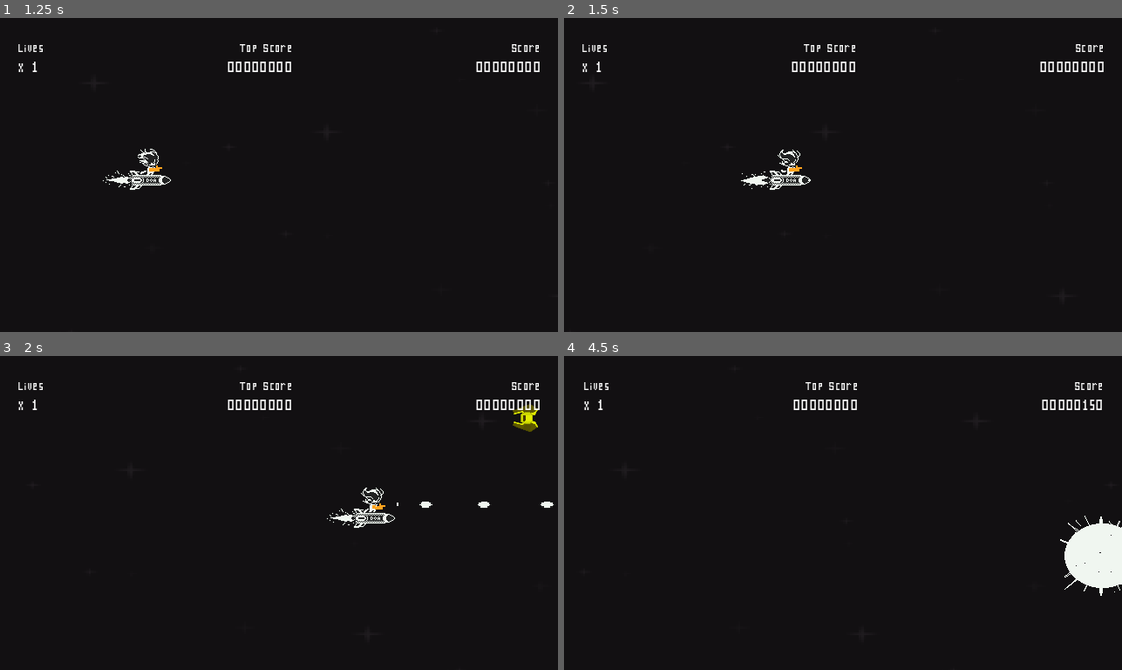
Above: before the commit, frames 1-4 (two rows, left to right).
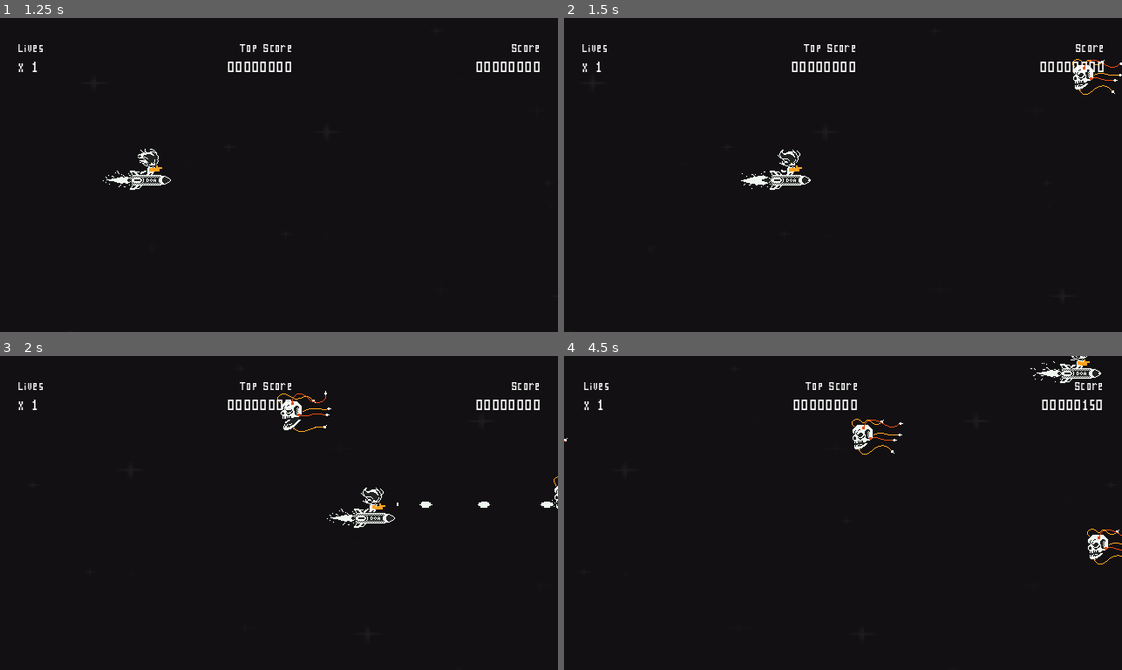
Above: after the commit, the same moments.

Repository: rnakkas/GodotSandbox
Game: Godot game, scene res://ShmupSandbox/Main/Scenes/main.tscn
Two runs of this game, one before a commit and one after it. Both use one fixed random seed, a clock stepped at 60 frames per second and the inputs below.
Inputs (mouse positions are in pixels of both pictures, inside the frame that each line leads up to):
- Up to frame 1 (1.25 s): click "PLAY" at 0.5 s
- Up to frame 2 (1.5 s): move the mouse to (965, 159) at 1.27 s; hold D (move_right) from 1.28 s (still down); hold Space (shoot) from 1.28 s (still down)
- Up to frame 3 (2 s): keep holding D (move_right); keep holding Space (shoot)
- Up to frame 4 (4.5 s): move the mouse to (731, 528) at 2.02 s; release D (move_right) at 2.03 s; release Space (shoot) at 2.03 s; hold S (move_down) 2.03-2.78 s; tap Space (shoot) at 2.1, 3.6 s; move the mouse to (898, 443) at 2.77 s; hold D (move_right) 2.78-3.53 s; hold Space (shoot) 2.78-3.53 s; move the mouse to (815, 575) at 3.52 s; hold W (move_up) 3.53-4.28 s; move the mouse to (1010, 560) at 4.27 s; hold A (move_left) from 4.28 s (still down); hold Space (shoot) from 4.28 s (still down)

Frame 1 is identical in both runs. In frame 2, 0.2% of the frame differs, in the area x 91-100%, y 13-25%; in frame 3, 0.5%; in frame 4, 2.2%, in the area x 0-100%, y 0-77%.

Commit message:
added first enemy - SKULLJACK!
- removed placeholder enemy

Diff:
--- a/ShmupSandbox/Enemies/Scenes/rebel_fighter.tscn
+++ /dev/null
@@ -1,90 +0,0 @@
-[gd_scene load_steps=6 format=3 uid="uid://uv73jmnpfp6"]
-
-[ext_resource type="Texture2D" uid="uid://ciidgqeuvko6j" path="res://ShmupSandbox/Assets/Enemy/enemyBlack1.png" id="1_flo0d"]
-[ext_resource type="Script" uid="uid://bf1silpptuf3y" path="res://ShmupSandbox/Enemies/Scripts/rebel_fighter.gd" id="1_to7fy"]
-
-[sub_resource type="CircleShape2D" id="CircleShape2D_flo0d"]
-radius = 17.0
-
-[sub_resource type="AtlasTexture" id="AtlasTexture_to7fy"]
-atlas = ExtResource("1_flo0d")
-region = Rect2(0, 0, 93, 84)
-
-[sub_resource type="SpriteFrames" id="SpriteFrames_77s1a"]
-animations = [{
-"frames": [{
-"duration": 1.0,
-"texture": null
-}, {
-"duration": 1.0,
-"texture": null
-}, {
-"duration": 1.0,
-"texture": null
-}, {
-"duration": 1.0,
-"texture": null
-}, {
-"duration": 1.0,
-"texture": null
-}, {
-"duration": 1.0,
-"texture": null
-}, {
-"duration": 1.0,
-"texture": null
-}, {
-"duration": 1.0,
-"texture": null
-}],
-"loop": false,
-"name": &"death",
-"speed": 12.0
-}, {
-"frames": [{
-"duration": 1.0,
-"texture": SubResource("AtlasTexture_to7fy")
-}],
-"loop": false,
-"name": &"idle",
-"speed": 5.0
-}]
-
-[node name="rebel_fighter" type="Area2D"]
-collision_layer = 8
-collision_mask = 3
-script = ExtResource("1_to7fy")
-hp = 1
-speed = 350.0
-
-[node name="collider" type="CollisionShape2D" parent="."]
-shape = SubResource("CircleShape2D_flo0d")
-debug_color = Color(0.897961, 0.293812, 0.302015, 0.42)
-
-[node name="body" type="AnimatedSprite2D" parent="."]
-modulate = Color(0.941176, 0.988235, 0, 1)
-rotation = 1.5708
-scale = Vector2(0.35, 0.35)
-sprite_frames = SubResource("SpriteFrames_77s1a")
-animation = &"idle"
-autoplay = "idle"
-
-[node name="VisibleOnScreenNotifier2D" type="VisibleOnScreenNotifier2D" parent="."]
-position = Vector2(58, 0)
-
-[node name="CPUParticles2D" type="CPUParticles2D" parent="."]
-emitting = false
-amount = 150
-lifetime = 0.41
-one_shot = true
-explosiveness = 1.0
-randomness = 0.84
-emission_shape = 1
-emission_sphere_radius = 1.0
-spread = 180.0
-gravity = Vector2(0, 0)
-initial_velocity_min = 151.08
-initial_velocity_max = 287.77
-
-[connection signal="area_entered" from="." to="." method="_on_area_entered"]
-[connection signal="screen_exited" from="VisibleOnScreenNotifier2D" to="." method="_on_visible_on_screen_notifier_2d_screen_exited"]
--- a/ShmupSandbox/Enemies/Scenes/rebel_interceptor.tscn
+++ /dev/null
@@ -1,91 +0,0 @@
-[gd_scene load_steps=6 format=3 uid="uid://dir2ledda2odf"]
-
-[ext_resource type="Texture2D" uid="uid://boe68akioub03" path="res://ShmupSandbox/Assets/Enemy/enemyBlack2.png" id="1_hrrgf"]
-[ext_resource type="Script" uid="uid://bf1silpptuf3y" path="res://ShmupSandbox/Enemies/Scripts/rebel_fighter.gd" id="1_i7l64"]
-
-[sub_resource type="CircleShape2D" id="CircleShape2D_i7l64"]
-radius = 17.0294
-
-[sub_resource type="AtlasTexture" id="AtlasTexture_inete"]
-atlas = ExtResource("1_hrrgf")
-region = Rect2(0, 0, 104, 84)
-
-[sub_resource type="SpriteFrames" id="SpriteFrames_doy78"]
-animations = [{
-"frames": [{
-"duration": 1.0,
-"texture": null
-}, {
-"duration": 1.0,
-"texture": null
-}, {
-"duration": 1.0,
-"texture": null
-}, {
-"duration": 1.0,
-"texture": null
-}, {
-"duration": 1.0,
-"texture": null
-}, {
-"duration": 1.0,
-"texture": null
-}, {
-"duration": 1.0,
-"texture": null
-}, {
-"duration": 1.0,
-"texture": null
-}],
-"loop": false,
-"name": &"death",
-"speed": 14.0
-}, {
-"frames": [{
-"duration": 1.0,
-"texture": SubResource("AtlasTexture_inete")
-}],
-"loop": false,
-"name": &"idle",
-"speed": 5.0
-}]
-
-[node name="rebel_interceptor" type="Area2D"]
-collision_layer = 8
-collision_mask = 3
-script = ExtResource("1_i7l64")
-hp = 1
-speed = 650.0
-kill_score = 150
-
-[node name="collider" type="CollisionShape2D" parent="."]
-shape = SubResource("CircleShape2D_i7l64")
-debug_color = Color(0.817086, 0.404717, 0.059545, 0.42)
-
-[node name="body" type="AnimatedSprite2D" parent="."]
-modulate = Color(1, 0.196078, 0.0588235, 1)
-rotation = 1.5708
-scale = Vector2(0.35, 0.35)
-sprite_frames = SubResource("SpriteFrames_doy78")
-animation = &"idle"
-autoplay = "idle"
-
-[node name="VisibleOnScreenNotifier2D" type="VisibleOnScreenNotifier2D" parent="."]
-position = Vector2(58, 0)
-
-[node name="CPUParticles2D" type="CPUParticles2D" parent="."]
-emitting = false
-amount = 200
-lifetime = 0.41
-one_shot = true
-explosiveness = 1.0
-randomness = 0.84
-emission_shape = 1
-emission_sphere_radius = 1.0
-spread = 180.0
-gravity = Vector2(0, 0)
-initial_velocity_min = 151.08
-initial_velocity_max = 287.77
-
-[connection signal="area_entered" from="." to="." method="_on_area_entered"]
-[connection signal="screen_exited" from="VisibleOnScreenNotifier2D" to="." method="_on_visible_on_screen_notifier_2d_screen_exited"]
--- /dev/null
+++ b/ShmupSandbox/Enemies/Scenes/skulljack.tscn
@@ -0,0 +1,159 @@
+[gd_scene load_steps=19 format=3 uid="uid://0pabuti51c45"]
+
+[ext_resource type="Texture2D" uid="uid://4igi7ee72c3p" path="res://ShmupSandbox/Assets/Enemy/skulljack_attack-v1.png" id="1_ookk6"]
+[ext_resource type="Script" uid="uid://t0kgrknbnmao" path="res://ShmupSandbox/Enemies/Scripts/skulljack.gd" id="1_xkdqo"]
+[ext_resource type="Texture2D" uid="uid://djvbob5gnwk85" path="res://ShmupSandbox/Assets/Enemy/skulljack_death-v1.png" id="2_45juw"]
+
+[sub_resource type="CapsuleShape2D" id="CapsuleShape2D_45juw"]
+radius = 17.0
+height = 58.0
+
+[sub_resource type="AtlasTexture" id="AtlasTexture_45juw"]
+atlas = ExtResource("1_ookk6")
+region = Rect2(0, 0, 64, 64)
+
+[sub_resource type="AtlasTexture" id="AtlasTexture_xkdqo"]
+atlas = ExtResource("1_ookk6")
+region = Rect2(64, 0, 64, 64)
+
+[sub_resource type="AtlasTexture" id="AtlasTexture_0fpwd"]
+atlas = ExtResource("1_ookk6")
+region = Rect2(128, 0, 64, 64)
+
+[sub_resource type="AtlasTexture" id="AtlasTexture_ufqmf"]
+atlas = ExtResource("1_ookk6")
+region = Rect2(192, 0, 64, 64)
+
+[sub_resource type="AtlasTexture" id="AtlasTexture_kbmci"]
+atlas = ExtResource("1_ookk6")
+region = Rect2(256, 0, 64, 64)
+
+[sub_resource type="AtlasTexture" id="AtlasTexture_33ol2"]
+atlas = ExtResource("1_ookk6")
+region = Rect2(320, 0, 64, 64)
+
+[sub_resource type="AtlasTexture" id="AtlasTexture_on2aa"]
+atlas = ExtResource("1_ookk6")
+region = Rect2(384, 0, 64, 64)
+
+[sub_resource type="AtlasTexture" id="AtlasTexture_1v4sf"]
+atlas = ExtResource("1_ookk6")
+region = Rect2(448, 0, 64, 64)
+
+[sub_resource type="AtlasTexture" id="AtlasTexture_dbad7"]
+atlas = ExtResource("2_45juw")
+region = Rect2(0, 0, 96, 96)
+
+[sub_resource type="AtlasTexture" id="AtlasTexture_eacv7"]
+atlas = ExtResource("2_45juw")
+region = Rect2(96, 0, 96, 96)
+
+[sub_resource type="AtlasTexture" id="AtlasTexture_jypgc"]
+atlas = ExtResource("2_45juw")
+region = Rect2(192, 0, 96, 96)
+
+[sub_resource type="AtlasTexture" id="AtlasTexture_mny4r"]
+atlas = ExtResource("2_45juw")
+region = Rect2(288, 0, 96, 96)
+
+[sub_resource type="AtlasTexture" id="AtlasTexture_71m2a"]
+atlas = ExtResource("2_45juw")
+region = Rect2(384, 0, 96, 96)
+
+[sub_resource type="SpriteFrames" id="SpriteFrames_dbad7"]
+animations = [{
+"frames": [{
+"duration": 1.0,
+"texture": SubResource("AtlasTexture_45juw")
+}, {
+"duration": 1.0,
+"texture": SubResource("AtlasTexture_xkdqo")
+}, {
+"duration": 1.0,
+"texture": SubResource("AtlasTexture_0fpwd")
+}, {
+"duration": 1.0,
+"texture": SubResource("AtlasTexture_ufqmf")
+}, {
+"duration": 1.0,
+"texture": SubResource("AtlasTexture_kbmci")
+}, {
+"duration": 1.0,
+"texture": SubResource("AtlasTexture_33ol2")
+}, {
+"duration": 1.0,
+"texture": SubResource("AtlasTexture_on2aa")
+}, {
+"duration": 1.0,
+"texture": SubResource("AtlasTexture_1v4sf")
+}],
+"loop": true,
+"name": &"attack",
+"speed": 12.0
+}, {
+"frames": [{
+"duration": 1.0,
+"texture": SubResource("AtlasTexture_dbad7")
+}, {
+"duration": 1.0,
+"texture": SubResource("AtlasTexture_eacv7")
+}, {
+"duration": 1.0,
+"texture": SubResource("AtlasTexture_jypgc")
+}, {
+"duration": 1.0,
+"texture": SubResource("AtlasTexture_mny4r")
+}, {
+"duration": 1.0,
+"texture": SubResource("AtlasTexture_71m2a")
+}, {
+"duration": 1.0,
+"texture": null
+}, {
+"duration": 1.0,
+"texture": null
+}, {
+"duration": 1.0,
+"texture": null
+}],
+"loop": false,
+"name": &"death",
+"speed": 12.0
+}]
+
+[node name="skulljack" type="Area2D"]
+collision_layer = 8
+collision_mask = 3
+script = ExtResource("1_xkdqo")
+speed = 400.0
+
+[node name="collider" type="CollisionShape2D" parent="."]
+position = Vector2(-3, 0)
+rotation = 1.5708
+shape = SubResource("CapsuleShape2D_45juw")
+debug_color = Color(0.94651, 0.232654, 0, 0.42)
+
+[node name="animated_sprite" type="AnimatedSprite2D" parent="."]
+sprite_frames = SubResource("SpriteFrames_dbad7")
+animation = &"attack"
+autoplay = "attack"
+
+[node name="CPUParticles2D" type="CPUParticles2D" parent="."]
+emitting = false
+amount = 20
+lifetime = 0.41
+one_shot = true
+explosiveness = 1.0
+randomness = 0.84
+emission_shape = 1
+emission_sphere_radius = 1.0
+spread = 180.0
+gravity = Vector2(0, 0)
+initial_velocity_min = 151.08
+initial_velocity_max = 287.77
+
+[node name="VisibleOnScreenNotifier2D" type="VisibleOnScreenNotifier2D" parent="."]
+position = Vector2(60, 0)
+
+[connection signal="area_entered" from="." to="." method="_on_area_entered"]
+[connection signal="screen_exited" from="VisibleOnScreenNotifier2D" to="." method="_on_visible_on_screen_notifier_2d_screen_exited"]
--- a/ShmupSandbox/Enemies/Scripts/rebel_fighter.gd
+++ b/ShmupSandbox/Enemies/Scripts/skulljack.gd
@@ -1,14 +1,16 @@
-class_name RebelFighter extends Area2D
+class_name Skulljack extends Area2D
 
-@export var hp : int
-@export var speed : float
+@export var hp : int = 1
+@export var speed : float = 500.0
 @export var hit_score : int = 50
 @export var kill_score : int = 100
 
-@onready var enemy_sprite : AnimatedSprite2D = $body
+@onready var enemy_sprite : AnimatedSprite2D = $animated_sprite
 @onready var particles : CPUParticles2D = $CPUParticles2D
 
-
+## FIXME: This is just for testing, will remove this later
+func _ready() -> void:
+	speed = randf_range(speed, speed*1.5)
 
 func _physics_process(delta: float) -> void:
 	global_position.x -= speed * delta
--- a/ShmupSandbox/Main/Scenes/enemy_spawner.tscn
+++ b/ShmupSandbox/Main/Scenes/enemy_spawner.tscn
@@ -7,6 +7,7 @@
 sp_tolerance = 20.0
 
 [node name="enemy_spawn_timer" type="Timer" parent="."]
+wait_time = 0.6
 autostart = true
 
 [connection signal="timeout" from="enemy_spawn_timer" to="." method="_on_enemy_spawn_timer_timeout"]
--- a/ShmupSandbox/Main/Scenes/game.tscn
+++ b/ShmupSandbox/Main/Scenes/game.tscn
@@ -1,9 +1,8 @@
-[gd_scene load_steps=6 format=3 uid="uid://b0ndt0kisoyg3"]
+[gd_scene load_steps=5 format=3 uid="uid://b0ndt0kisoyg3"]
 
 [ext_resource type="Script" uid="uid://cj0ffr545wyhi" path="res://ShmupSandbox/Main/Scripts/game.gd" id="1_f5mi8"]
 [ext_resource type="PackedScene" uid="uid://bxfke2pw5vqm1" path="res://ShmupSandbox/Main/Scenes/enemy_spawner.tscn" id="2_f46ya"]
-[ext_resource type="PackedScene" uid="uid://uv73jmnpfp6" path="res://ShmupSandbox/Enemies/Scenes/rebel_fighter.tscn" id="3_k74nh"]
-[ext_resource type="PackedScene" uid="uid://dir2ledda2odf" path="res://ShmupSandbox/Enemies/Scenes/rebel_interceptor.tscn" id="4_umyhj"]
+[ext_resource type="PackedScene" uid="uid://0pabuti51c45" path="res://ShmupSandbox/Enemies/Scenes/skulljack.tscn" id="3_f46ya"]
 [ext_resource type="PackedScene" uid="uid://cd36pie1fwh40" path="res://ShmupSandbox/Main/Scenes/player_spawner.tscn" id="5_qwfjg"]
 
 [node name="Game" type="Node2D"]
@@ -11,12 +10,12 @@
 script = ExtResource("1_f5mi8")
 
 [node name="enemy_spawner" parent="." instance=ExtResource("2_f46ya")]
-enemy_scenes = Array[PackedScene]([ExtResource("3_k74nh"), ExtResource("4_umyhj")])
+enemy_scenes = Array[PackedScene]([ExtResource("3_f46ya")])
 
 [node name="player_spawner" parent="." instance=ExtResource("5_qwfjg")]
 
 [node name="Camera2D" type="Camera2D" parent="."]
-position = Vector2(331, 196)
+position = Vector2(479, 196)
 limit_left = 0
 limit_top = 0
 limit_right = 640
--- a/project.godot
+++ b/project.godot
@@ -25,6 +25,7 @@
 
 window/size/viewport_width=640
 window/size/viewport_height=360
+window/size/mode=3
 window/stretch/mode="canvas_items"
 window/stretch/scale_mode="integer"
 
Binary file added: ShmupSandbox/Assets/Enemy/skulljack_attack-v1.png
Not shown, added: ShmupSandbox/Assets/Enemy/skulljack_attack-v1.png.import
Binary file added: ShmupSandbox/Assets/Enemy/skulljack_death-v1.png
Not shown, added: ShmupSandbox/Assets/Enemy/skulljack_death-v1.png.import
Not shown, removed: ShmupSandbox/Enemies/Scripts/rebel_fighter.gd.uid
Not shown, added: ShmupSandbox/Enemies/Scripts/skulljack.gd.uid
